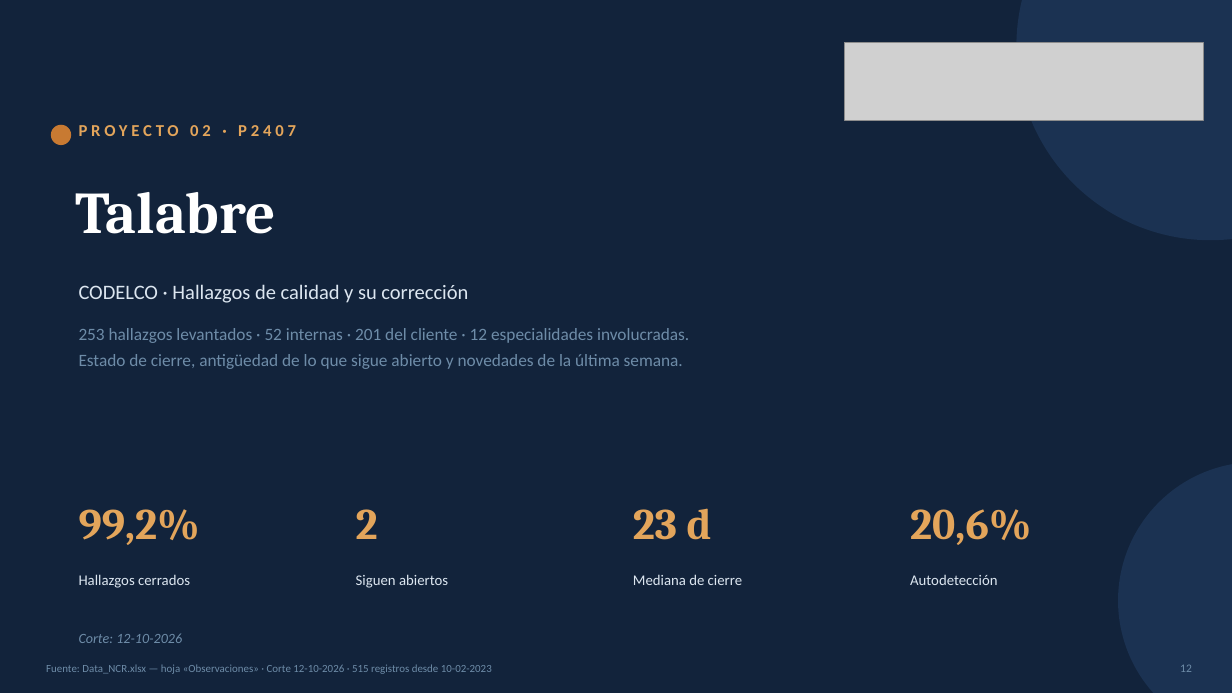
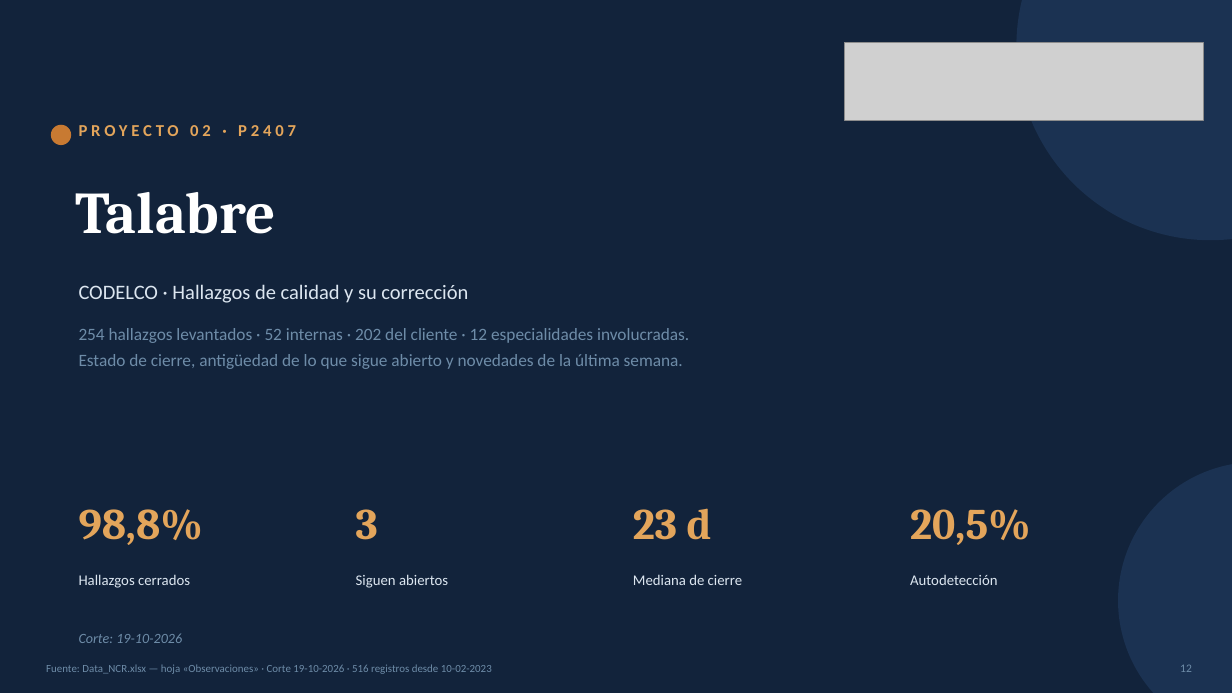
Before and after one commit to tdkvalex/Dashboard-HSEQ, a slide deck: slide 12 of modulo_nc/Panel_No_Conformidades.pptx. Drawn at 1232x693 pixels with LibreOffice and Linux fonts; fonts in the diff are those of the drawing; grey boxes stand for pictures. Boxes give left, top, right and bottom in pixels: in the first picture for what was removed or moved away, otherwise in the second. Text is boxed around its words. In the diff, an @@ line names an element or a change of style, - is before the commit and + after.

```diff
--- a/modulo_nc/Panel_No_Conformidades.pptx
+++ b/modulo_nc/Panel_No_Conformidades.pptx
@@ text at (79,328,689,343): text changed @@
-253 hallazgos levantados · 52 internas · 201 del cliente · 12 especialidades involucradas.
+254 hallazgos levantados · 52 internas · 202 del cliente · 12 especialidades involucradas.
@@ text at (79,509,203,545): text changed @@
-99,2%
+98,8%
@@ text at (356,509,378,540): text changed @@
-2
+3
@@ text at (910,509,1031,545): text changed @@
-20,6%
+20,5%
@@ text at (79,633,182,643): text changed @@
-Corte: 12-10-2026
+Corte: 19-10-2026
@@ text at (46,664,492,674): text changed @@
-Fuente: Data_NCR.xlsx — hoja «Observaciones» · Corte 12-10-2026 · 515 registros desde 10-02-2023
+Fuente: Data_NCR.xlsx — hoja «Observaciones» · Corte 19-10-2026 · 516 registros desde 10-02-2023
```
Also in this commit, not shown: 16 other slides changed, 3 other files.
